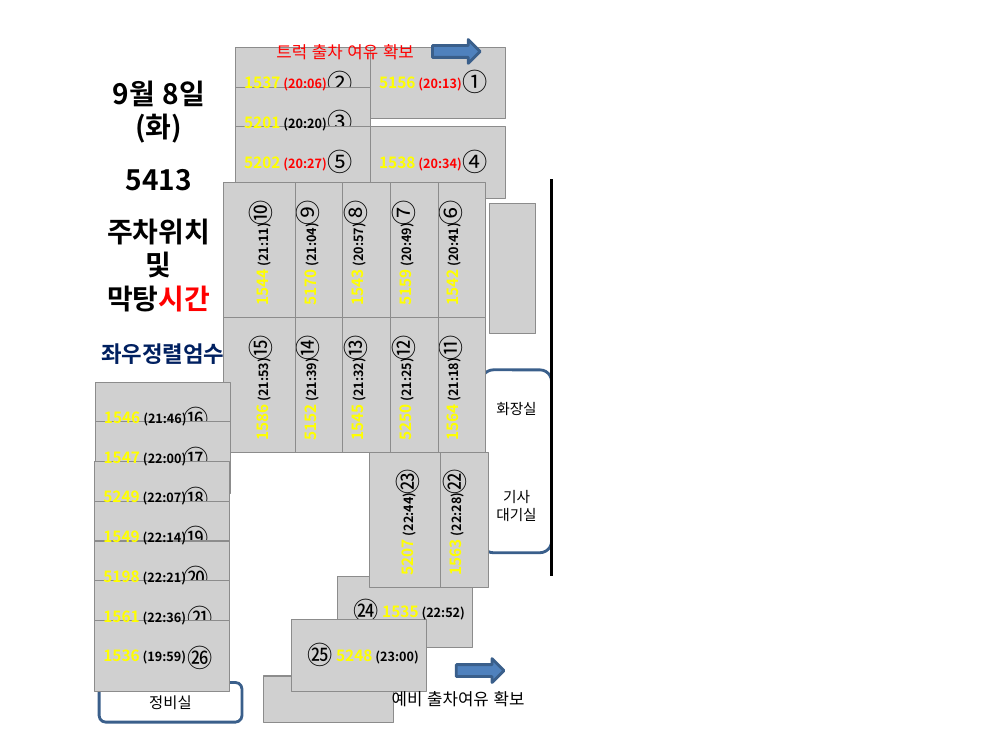
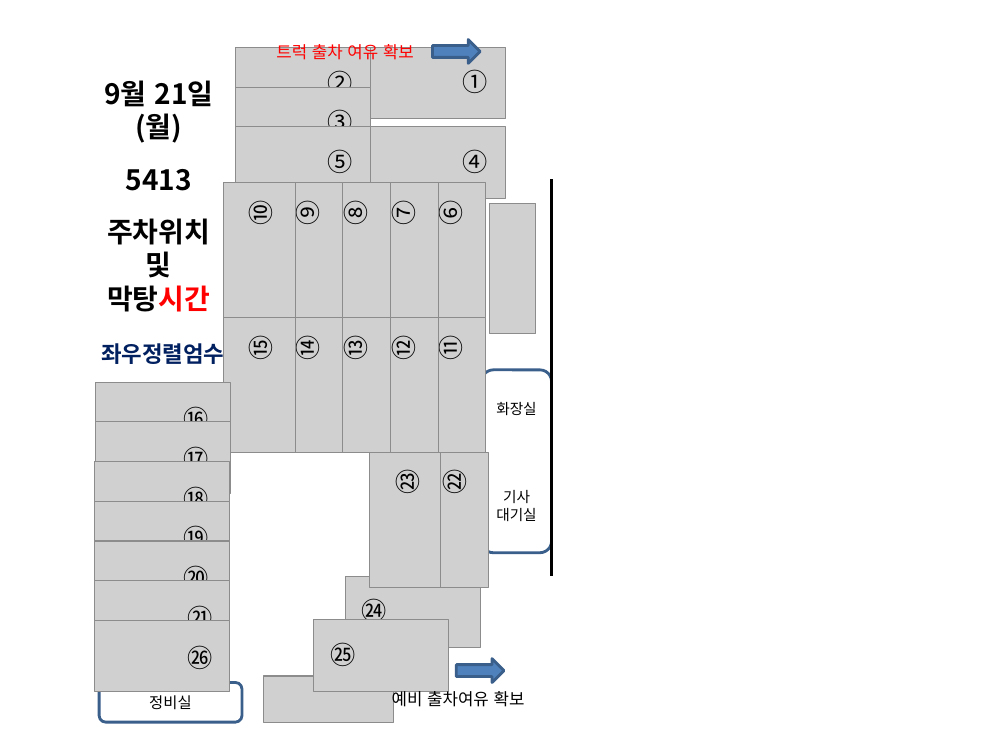
Before and after one commit to woenho-daum/newsetc2, a slide deck: slide 1 of 배차작업/야간주차/5413/5413야간주차.pptm. Drawn at 1008x756 pixels with LibreOffice and Linux fonts; fonts in the diff are those of the drawing; grey boxes stand for pictures. Boxes give left, top, right and bottom in pixels: in the first picture for what was removed or moved away, otherwise in the second. Text is boxed around its words. In the diff, an @@ line names an element or a change of style, - is before the commit and + after.

```diff
--- a/배차작업/야간주차/5413/5413야간주차.pptm
+++ b/배차작업/야간주차/5413/5413야간주차.pptm
@@ text at (104, 80, 213, 143): text changed @@
-9월 8일
-(화)
+9월 21일
+(월)
@@ text removed at (244, 76, 326, 91) @@
-1537 (20:06)
@@ text removed at (379, 76, 461, 91) @@
-5156 (20:13)
@@ text removed at (244, 116, 326, 131) @@
-5201 (20:20)
@@ text removed at (244, 156, 326, 171) @@
-5202 (20:27)
@@ text removed at (379, 156, 461, 171) @@
-1538 (20:34)
@@ text removed at (251, 228, 273, 304) @@
-1544 (21:11)
@@ text removed at (298, 228, 320, 304) @@
-5170 (21:04)
@@ text removed at (346, 228, 368, 304) @@
-1543 (20:57)
@@ text removed at (393, 228, 415, 304) @@
-5159 (20:49)
@@ text removed at (441, 228, 463, 304) @@
-1542 (20:41)
@@ text removed at (251, 363, 273, 439) @@
-1586 (21:53)
@@ text removed at (298, 363, 320, 439) @@
-5152 (21:39)
@@ text removed at (346, 363, 368, 439) @@
-1545 (21:32)
@@ text removed at (393, 363, 415, 439) @@
-5250 (21:25)
@@ text removed at (441, 363, 463, 439) @@
-1564 (21:18)
@@ text removed at (104, 411, 186, 426) @@
-1546 (21:46)
@@ text removed at (104, 451, 186, 466) @@
-1547 (22:00)
@@ text removed at (103, 490, 186, 505) @@
-5249 (22:07)
@@ text removed at (396, 497, 418, 574) @@
-5207 (22:44)
@@ text removed at (443, 497, 465, 574) @@
-1563 (22:28)
@@ text removed at (103, 530, 186, 545) @@
-1549 (22:14)
@@ text removed at (103, 570, 186, 585) @@
-5198 (22:21)
@@ picture: place and size @@
-picture at (337, 576, 472, 648)
+picture at (345, 576, 480, 648)
@@ text "㉔": place and size @@
-text "㉔" at (354, 598, 379, 620)
+text "㉔" at (362, 598, 387, 620)
@@ text removed at (103, 610, 186, 625) @@
-1561 (22:36)
@@ picture: place and size @@
-picture at (291, 619, 426, 691)
+picture at (314, 619, 449, 691)
@@ text removed at (382, 605, 465, 621) @@
-1535 (22:52)
@@ text removed at (103, 649, 186, 664) @@
-1536 (19:59)
@@ text "㉕": place and size @@
-text "㉕" at (308, 642, 333, 666)
+text "㉕" at (330, 642, 355, 666)
@@ text removed at (336, 649, 418, 664) @@
-5248 (23:00)
```
Also in this commit, not shown: 1 other slide changed, 10 slides removed, 1 other file.
